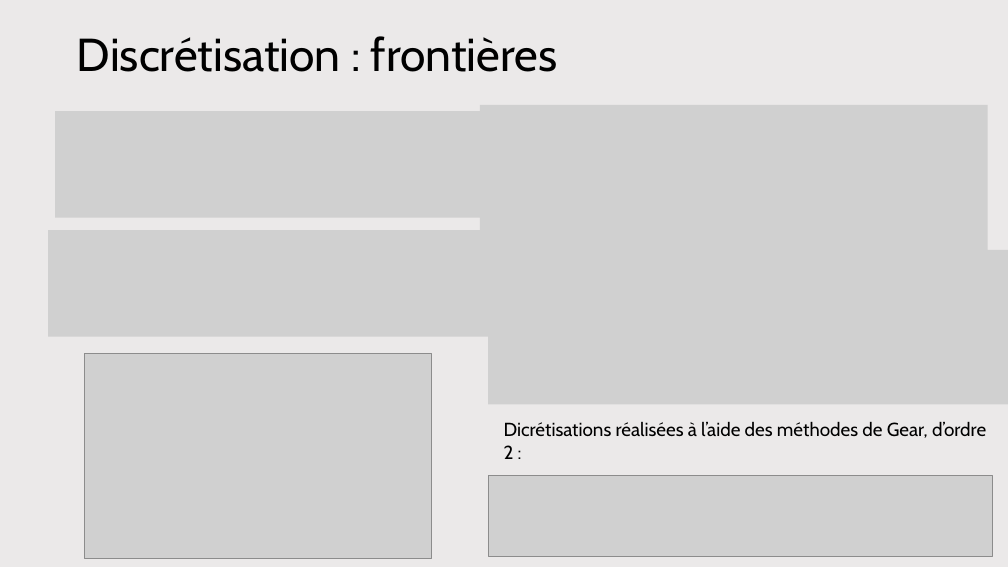
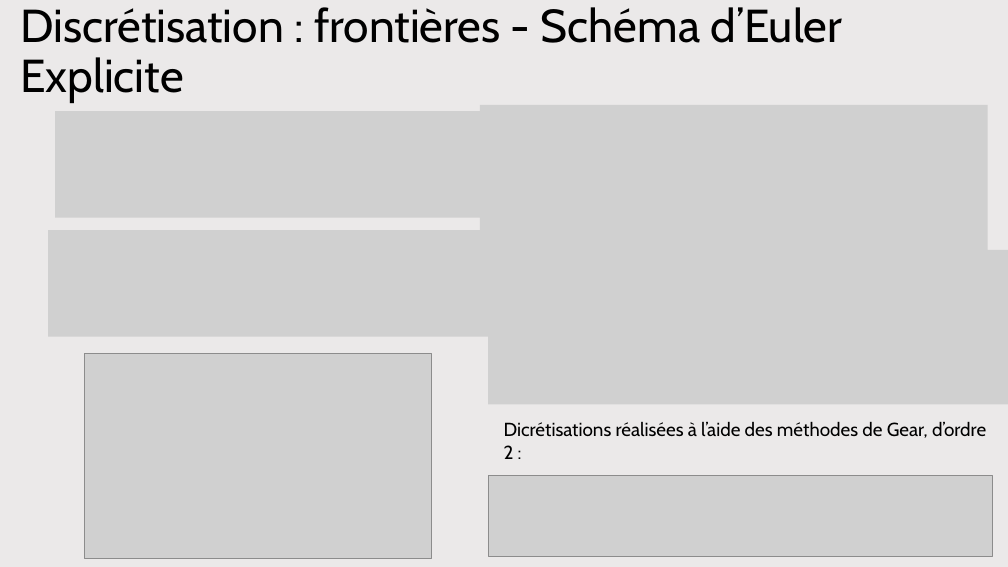
Before and after one commit to antoine-pt/MEC8211, a slide deck: slide 6 of projet_final/projet_final/MEC8211-Projet-final-Presentation.pptx. Drawn at 1008x567 pixels with LibreOffice and Linux fonts; fonts in the diff are those of the drawing; grey boxes stand for pictures. Boxes give left, top, right and bottom in pixels: in the first picture for what was removed or moved away, otherwise in the second. Text is boxed around its words. In the diff, an @@ line names an element or a change of style, - is before the commit and + after.

Commit message:
pwp: ajout de description du code et retour sur euler explicite

```diff
--- a/projet_final/projet_final/MEC8211-Projet-final-Presentation.pptx
+++ b/projet_final/projet_final/MEC8211-Projet-final-Presentation.pptx
@@ title at (20, 7, 843, 103): text changed @@
-Discrétisation : frontières
+Discrétisation : frontières - Schéma d’Euler Explicite
```
Also in this commit, not shown: 3 other slides changed, 1 slide added.
